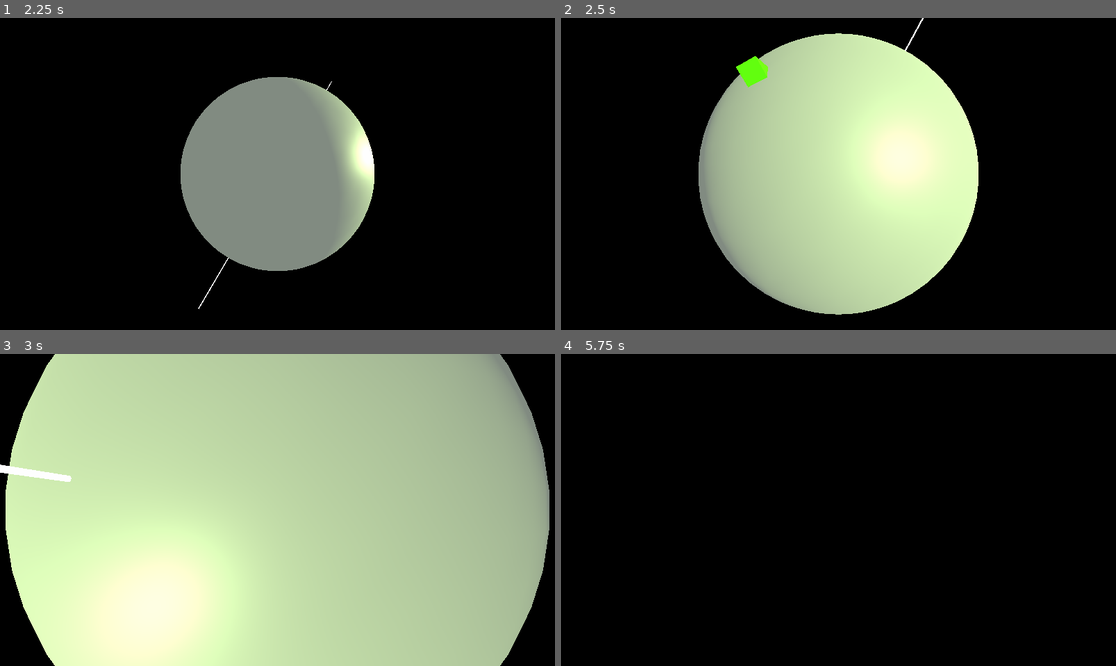
Above: before the commit, frames 1-4 (two rows, left to right).
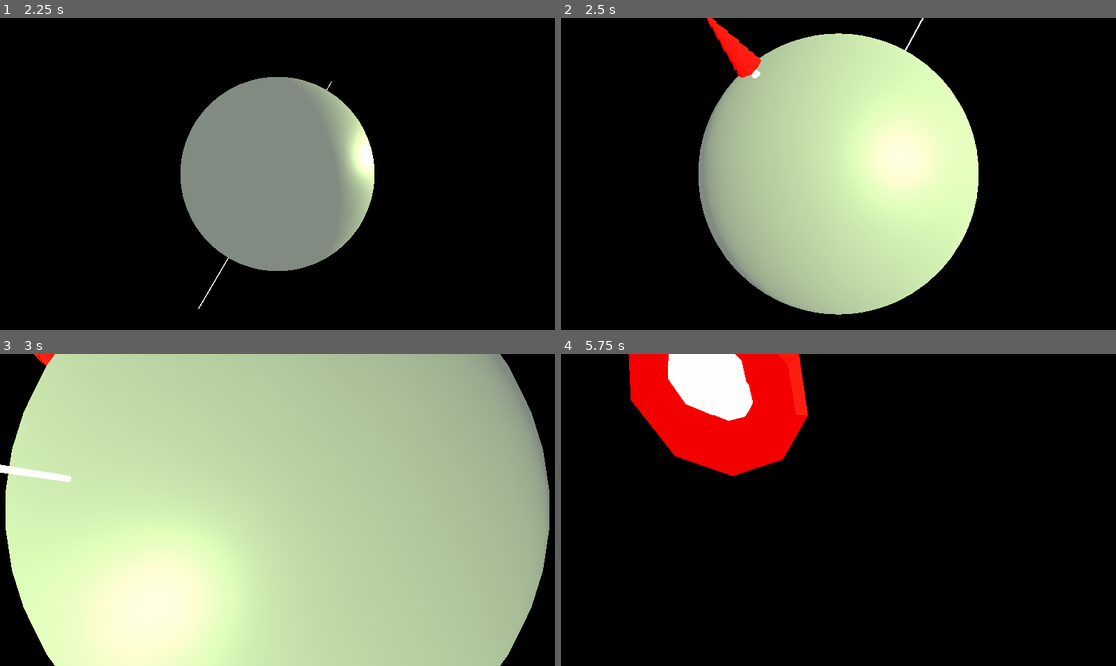
Above: after the commit, the same moments.

Repository: aojg/shizen
Game: Godot game, scene res://Scenes/main.tscn
Two runs of this game, one before a commit and one after it. Both use one fixed random seed, a clock stepped at 60 frames per second and the inputs below. The project has no main scene, so this scene is started directly.
Inputs (mouse positions are in pixels of both pictures, inside the frame that each line leads up to):
- Up to frame 1 (2.25 s): tap Enter at 0.5 s; move the mouse to (399, 158) at 0.52 s; hold D (move_right) 0.53-1.28 s; click (399, 158) at 0.6 s; move the mouse to (166, 189) at 1.27 s; hold S (move_down) 1.28-2.03 s; click (166, 189) at 1.35 s; move the mouse to (333, 105) at 2.02 s; hold D (move_right) from 2.03 s (still down); hold Q (zoom_in) from 2.03 s (still down)
- Up to frame 2 (2.5 s): keep holding D (move_right); keep holding Q (zoom_in); click (894, 105) at 2.3 s
- Up to frame 3 (3 s): move the mouse to (249, 572) at 2.77 s; release D (move_right) at 2.78 s; release Q (zoom_in) at 2.78 s; hold W (move_up) from 2.78 s (still down); tap E (zoom_out) at 2.85 s
- Up to frame 4 (5.75 s): click (810, 572) at 3.05 s; move the mouse to (1005, 556) at 3.52 s; release W (move_up) at 3.53 s; hold A (move_left) 3.53-5.03 s; click (1005, 556) at 3.6 s; move the mouse to (672, 463) at 4.27 s; click (672, 463) at 4.35 s; move the mouse to (866, 510) at 5.02 s; hold S (move_down) from 5.03 s (still down); hold Q (zoom_in) from 5.03 s (still down); click (866, 510) at 5.3 s

Frame 1 is identical in both runs. In frame 2, 0.8% of the frame differs, in the area x 26-38%, y 0-23%; in frame 3, less than 0.1%; in frame 4, 10%, in the area x 12-45%, y 0-40%.

Commit message:
Changes to crop behaviour. Crops can now spawn new crops on death which inherit their traits. Other small changes.

Diff:
--- a/Code/CameraController.gd
+++ b/Code/CameraController.gd
@@ -24,6 +24,9 @@
 		foo.translate(get_object_under_mouse().get("position"))
 		var dir: Vector3 = normal.cross(Vector3.RIGHT)
 		foo.look_at(foo.translation + dir * 100, normal)
+		foo.set_random_traits()
+		foo.set_mesh()
+		get_parent().get_parent().num_entities += 1
 
 	if Input.is_action_pressed("move_right"):
 		get_parent().rotate_object_local(Vector3.UP, MOVE_SPEED * delta)
--- a/Code/CropController.gd
+++ b/Code/CropController.gd
@@ -3,64 +3,93 @@
 var crop: Resource = load("res://Scenes/Crop.tscn")
 
 var crop_timer: float = 0.0
-var stage_times = [0.0, 2.0]
-var stage_meshes = []
 
-var next_stage: int = 1 #Holds the current stage of the crop
+var death_time: float = 0.5
 
 #CROP PROPERTIES
-var growth_rate: float = 0.1
-
-func init_stage_meshes() -> void:
-	var mat: SpatialMaterial = SpatialMaterial.new()
-	mat.albedo_color = Color(randf(), randf(), randf())
-	var pm: PrismMesh = PrismMesh.new()
-	var cm: CubeMesh = CubeMesh.new()
-	var sm: SphereMesh = SphereMesh.new()
-	pm.material = mat
-	cm.material = mat
-	sm.material = mat
-	stage_meshes.append(pm)
-	stage_meshes.append(cm)
-	#stage_meshes.append(sm)
+var growth_rate: float = 0
+var seed_success_rate: float = 0 #Probability that a seed grows into a crop.
+var disease_resistance: float = 0 #Probability that a crop doesn't die from disease.
+var num_seeds: int = 0 #Number of seeds a crop will drop on death.
 
 func _ready() -> void:
-	growth_rate = rand_range(0.5, 1.0)
-	init_stage_meshes()
-	set_mesh(0)
+	var timer: Timer = Timer.new()
+	timer.connect("timeout", self, "_on_timer_timeout")
+	add_child(timer)
+	timer.start()
+	timer.set_wait_time(3)
+	death_time = rand_range(3, 5)
+	get_parent().crop_arr.append(self)
 
-func set_mesh(index: int) -> void:
-	$MeshInstance.mesh = stage_meshes[index]
+
+#Randomises this seed's traits.
+func set_random_traits() -> void:
+	growth_rate = rand_range(0.0, 1.0)
+	seed_success_rate = rand_range(0.5, 0.75)
+	num_seeds = randi() % 5 + 3
+	disease_resistance = randf()
+
+func set_mesh() -> void:
+	var leaves: SpatialMaterial = SpatialMaterial.new()
+	var bark: SpatialMaterial = SpatialMaterial.new()
+	bark.albedo_color = Color(1, 1, 1)
+	#leaves.albedo_color = Color(clamp(growth_rate, 0, 1), clamp(seed_success_rate, 0, 1), clamp(num_seeds, 0, 1))
+	leaves.albedo_color = Color(disease_resistance, 0, 0)
+	$MeshInstance.set_surface_material(0, leaves)
+	$MeshInstance.set_surface_material(1, bark)
+
 
 #Handles behaviour when a crop is set to die.
-func reproduce(max_angle: float) -> void:
-	var foo: Spatial = crop.instance()
-	get_parent().add_child(foo)
-	foo.rotation = rotation #So basis is same as parent node's.
-	var rand_axis: Vector3 = rand_range(-1, 1) * foo.transform.basis.x + rand_range(-1, 1) * foo.transform.basis.z
-	rand_axis = rand_axis.normalized()
-	var pos: Vector3 = translation.rotated(rand_axis, deg2rad(rand_range(0, max_angle)))
-	foo.translation += pos
+func reproduce(max_angle: float, max_seeds: int) -> void:
+	for i in range(max_seeds):
+		#If the seed is successful
+		if randf() < seed_success_rate && get_parent().num_entities < get_parent().get_max_entities():
 
-	""" var rand_axis: Vector3 = Vector3(rand_range(-1, 1), 0.0, rand_range(-1, 1)).normalized()
-	var pos: Vector3 = Vector3(0, 20, 0).rotated(rand_axis, rand_range(0, 2 * 3.1415))
-	foo.translate(pos)
-	var normal: Vector3 = pos.normalized()
-	var look_dir: Vector3 = normal.cross(Vector3.RIGHT).normalized()
-	foo.look_at(foo.translation + look_dir * 100, normal) """
+			get_parent().num_entities += 1
+
+			var foo: Spatial = crop.instance()
+			get_parent().crop_arr.append(foo) #Add foo to the list of crops.
+
+			get_parent().add_child(foo)
+			#So basis is same as parent node's.
+			foo.rotation = rotation
+			#Create an axis to rotate foo's position vector around.
+			var rand_axis: Vector3 = rand_range(-1, 1) * foo.transform.basis.x + rand_range(-1, 1) * foo.transform.basis.z
+			rand_axis = rand_axis.normalized()
+			var new_pos: Vector3 = translation.rotated(rand_axis, deg2rad(rand_range(0, max_angle)))
+			var look_dir: Vector3 = new_pos.normalized().cross(Vector3.ONE)
+			foo.translation += new_pos
+			foo.look_at(foo.translation + look_dir * 100, new_pos.normalized())
+
+			foo.growth_rate = growth_rate
+			foo.seed_success_rate = seed_success_rate
+			foo.num_seeds = num_seeds
+			foo.disease_resistance = disease_resistance * (1 + rand_range(-0.05, 0.5))
+			foo.set_mesh()
+
+	get_parent().crop_arr.erase(self)
 	queue_free()
+	get_parent().num_entities -= 1
+
+#To be called when wanting to destroy a crop.
+func kill() -> void:
+	get_child(0).queue_free() #Delete child (timer).
+	get_parent().crop_arr.erase(self) #Remove from list of crops.
+	queue_free() #Queue for deletion.
+
+func disease_chance() -> void:
+	if randf() > disease_resistance:
+		kill()
 
 func grow_crop(timer: float, delta: float) -> void:
 	#If there are future stages available
-	if next_stage != stage_times.size():
+	if timer < death_time:
 		scale += Vector3.ONE * growth_rate * delta
-		if timer >= stage_times[next_stage]:
-			set_mesh(next_stage)
-			next_stage += 1
 	else:
-		reproduce(30)
+		reproduce(30, num_seeds)
 
-
+func _on_timer_timeout() -> void:
+	disease_chance()
 
 func _physics_process(delta: float) -> void:
 	crop_timer += delta
--- a/Code/WorldController.gd
+++ b/Code/WorldController.gd
@@ -1,10 +1,18 @@
 extends Spatial
 
 var temperature: float = 15.0
+var max_entities: int = 200
+var num_entities = 0
+
+var crop_arr = []
+
+func get_max_entities() -> int:
+	return max_entities
 
 func _ready() -> void:
 	pass # Replace with function body.
 
+
 # Called every frame. 'delta' is the elapsed time since the previous frame.
 #func _process(delta: float) -> void:
 #	pass
--- a/Scenes/Crop.tscn
+++ b/Scenes/Crop.tscn
@@ -1,8 +1,7 @@
 [gd_scene load_steps=3 format=2]
 
 [ext_resource path="res://Code/CropController.gd" type="Script" id=1]
-
-[sub_resource type="PrismMesh" id=1]
+[ext_resource path="res://lowpolytree.obj" type="ArrayMesh" id=2]
 
 [node name="Crop" type="Spatial"]
 script = ExtResource( 1 )
@@ -10,6 +9,7 @@
 [node name="RigidBody" type="RigidBody" parent="."]
 
 [node name="MeshInstance" type="MeshInstance" parent="."]
-transform = Transform( 1, 0, 0, 0, 1, 0, 0, 0, 1, 0, 0.5, 0 )
-mesh = SubResource( 1 )
+transform = Transform( 1, 0, 0, 0, 1, 0, 0, 0, 1, 0, 2, 0 )
+mesh = ExtResource( 2 )
 material/0 = null
+material/1 = null
--- a/Scenes/main.tscn
+++ b/Scenes/main.tscn
@@ -32,7 +32,7 @@
 
 [sub_resource type="CylinderMesh" id=6]
 
-[node name="Spatial" type="Spatial"]
+[node name="Root" type="Spatial"]
 script = ExtResource( 1 )
 
 [node name="DirectionalLight" type="DirectionalLight" parent="."]
Empty file added: Scenes/Timer.gd
Not shown: 1 places in Scenes/main.tscn that only renumber resources
Not shown, added: lowpolytree.obj
Not shown, added: lowpolytree.obj.import
